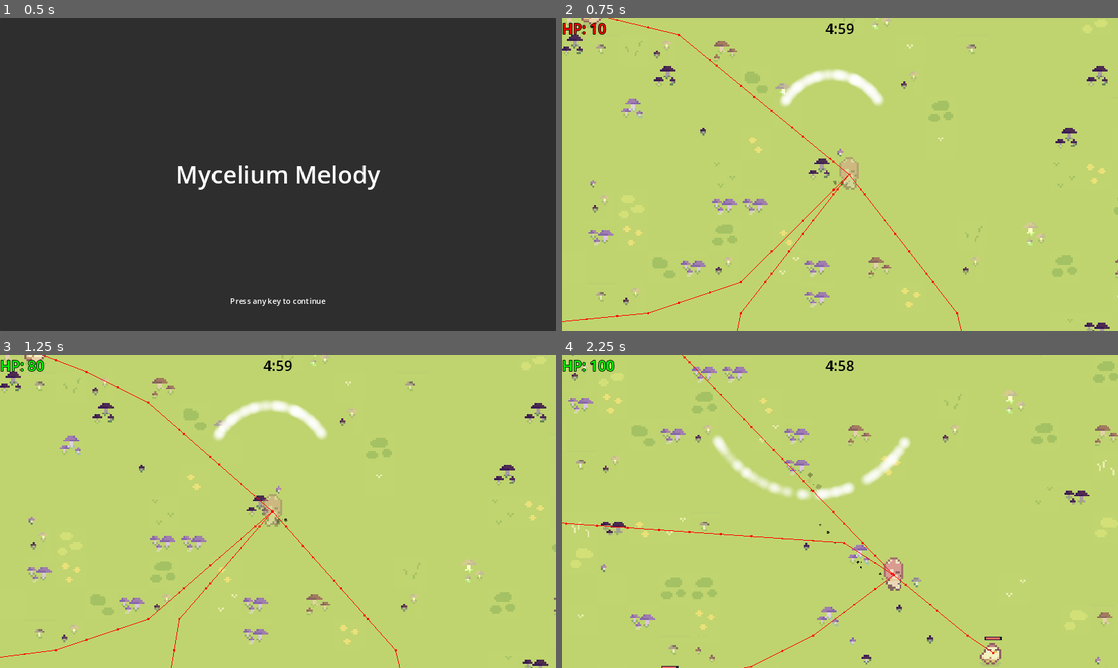
Above: before the commit, frames 1-4 (two rows, left to right).
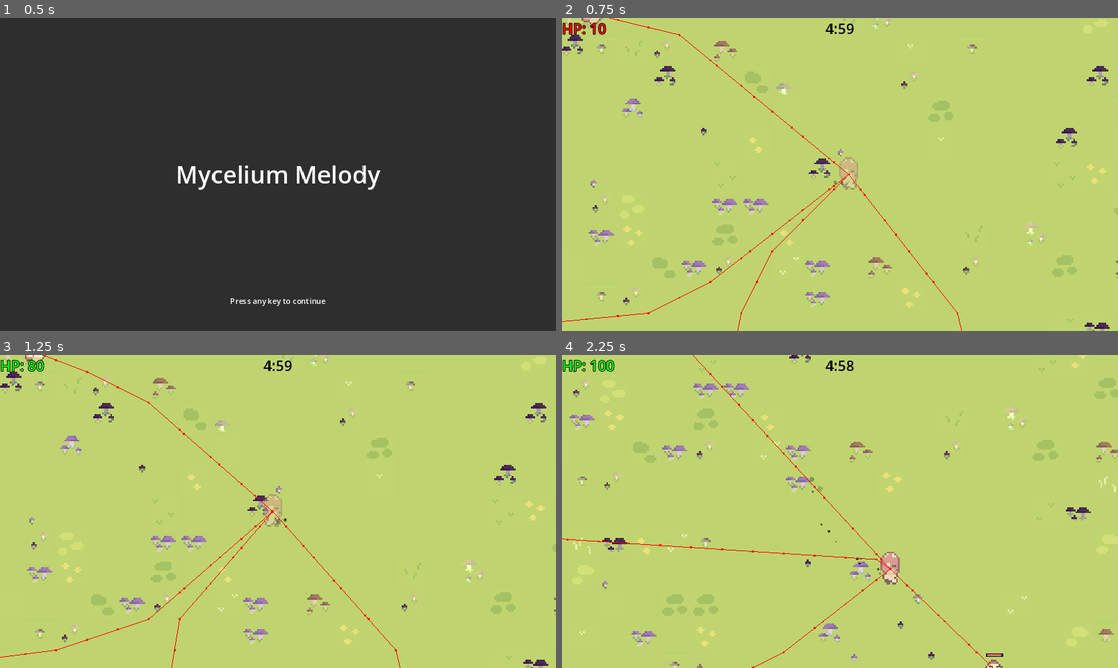
Above: after the commit, the same moments.

Repository: pick-ax-e/Mini-Jam-156-Jame-Gam-29
Game: Godot game, scene res://scenes/main_menu.tscn
Two runs of this game, one before a commit and one after it. Both use one fixed random seed, a clock stepped at 60 frames per second and the inputs below. Sound files missing from this copy of the repository are replaced by a short silence.
Inputs:
- Up to frame 1 (0.5 s): no input
- Up to frame 2 (0.75 s): tap Enter at 0.5 s; hold D (move_right) from 0.53 s (still down); hold \ (SECRET_TEST_BUTTON_SHHH_TELL_NOBODY) from 0.53 s (still down)
- Up to frame 3 (1.25 s): keep holding D (move_right); keep holding \ (SECRET_TEST_BUTTON_SHHH_TELL_NOBODY)
- Up to frame 4 (2.25 s): release D (move_right) at 1.28 s; release \ (SECRET_TEST_BUTTON_SHHH_TELL_NOBODY) at 1.28 s; hold S (move_back) 1.28-2.03 s; tap 1 (attack1) at 1.35 s; hold D (move_right) from 2.03 s (still down); hold Space (special) from 2.03 s (still down)

Frame 1 is identical in both runs. In frame 2, 1.6% of the frame differs, in the area x 0-100%, y 0-100%; in frame 3, 1.6%; in frame 4, 8.6%.

Commit message:
fixed hurtbox / player colider

Diff:
--- a/project.godot
+++ b/project.godot
@@ -59,6 +59,8 @@
 "deadzone": 0.5,
 "events": [Object(InputEventKey,"resource_local_to_scene":false,"resource_name":"","device":-1,"window_id":0,"alt_pressed":false,"shift_pressed":false,"ctrl_pressed":false,"meta_pressed":false,"pressed":false,"keycode":0,"physical_keycode":49,"key_label":0,"unicode":49,"echo":false,"script":null)
 , Object(InputEventKey,"resource_local_to_scene":false,"resource_name":"","device":-1,"window_id":0,"alt_pressed":false,"shift_pressed":false,"ctrl_pressed":false,"meta_pressed":false,"pressed":false,"keycode":0,"physical_keycode":90,"key_label":0,"unicode":122,"echo":false,"script":null)
+, Object(InputEventKey,"resource_local_to_scene":false,"resource_name":"","device":-1,"window_id":0,"alt_pressed":false,"shift_pressed":false,"ctrl_pressed":false,"meta_pressed":false,"pressed":false,"keycode":0,"physical_keycode":81,"key_label":0,"unicode":113,"echo":false,"script":null)
+, Object(InputEventMouseButton,"resource_local_to_scene":false,"resource_name":"","device":-1,"window_id":0,"alt_pressed":false,"shift_pressed":false,"ctrl_pressed":false,"meta_pressed":false,"button_mask":1,"position":Vector2(172, 6),"global_position":Vector2(176, 47),"factor":1.0,"button_index":1,"canceled":false,"pressed":true,"double_click":false,"script":null)
 ]
 }
 attack2={
@@ -75,6 +77,7 @@
 "deadzone": 0.5,
 "events": [Object(InputEventKey,"resource_local_to_scene":false,"resource_name":"","device":-1,"window_id":0,"alt_pressed":false,"shift_pressed":false,"ctrl_pressed":false,"meta_pressed":false,"pressed":false,"keycode":0,"physical_keycode":32,"key_label":0,"unicode":32,"echo":false,"script":null)
 , Object(InputEventKey,"resource_local_to_scene":false,"resource_name":"","device":-1,"window_id":0,"alt_pressed":false,"shift_pressed":false,"ctrl_pressed":false,"meta_pressed":false,"pressed":false,"keycode":0,"physical_keycode":4194325,"key_label":0,"unicode":0,"echo":false,"script":null)
+, Object(InputEventMouseButton,"resource_local_to_scene":false,"resource_name":"","device":-1,"window_id":0,"alt_pressed":false,"shift_pressed":false,"ctrl_pressed":false,"meta_pressed":false,"button_mask":2,"position":Vector2(90, 9),"global_position":Vector2(94, 50),"factor":1.0,"button_index":2,"canceled":false,"pressed":true,"double_click":false,"script":null)
 ]
 }
 move_left={
--- a/scenes/player.tscn
+++ b/scenes/player.tscn
@@ -8,8 +8,9 @@
 [ext_resource type="Texture2D" uid="uid://dbra3fuqi6fvf" path="res://resources/Other/Circle.png" id="5_0swrd"]
 [ext_resource type="Script" path="res://scripts/Player/Hitbox.gd" id="5_agxan"]
 
-[sub_resource type="CircleShape2D" id="CircleShape2D_u3b3p"]
-radius = 63.2851
+[sub_resource type="CapsuleShape2D" id="CapsuleShape2D_otm6s"]
+radius = 25.0
+height = 80.0
 
 [sub_resource type="AtlasTexture" id="AtlasTexture_tlkk8"]
 atlas = ExtResource("2_twqum")
@@ -300,8 +301,8 @@
 colors = PackedColorArray(1, 1, 1, 1, 1, 1, 1, 0)
 
 [sub_resource type="CapsuleShape2D" id="CapsuleShape2D_61p66"]
-radius = 28.72
-height = 76.58
+radius = 57.7
+height = 115.4
 
 [node name="Player" type="CharacterBody2D"]
 y_sort_enabled = true
@@ -310,7 +311,8 @@
 script = ExtResource("1_8721r")
 
 [node name="CollisionShape2D" type="CollisionShape2D" parent="."]
-shape = SubResource("CircleShape2D_u3b3p")
+position = Vector2(0, -7.17)
+shape = SubResource("CapsuleShape2D_otm6s")
 
 [node name="AnimatedSprite2D" type="AnimatedSprite2D" parent="."]
 scale = Vector2(4, 4)
@@ -347,21 +349,19 @@
 color_ramp = SubResource("Gradient_ij68b")
 
 [node name="WeaponParticles1" type="CPUParticles2D" parent="AnimatedSprite2D/particle affects"]
-position = Vector2(0, -23.385)
+position = Vector2(0, -0.5)
+emitting = false
 amount = 81
-lifetime = 0.5
+lifetime = 0.25
+one_shot = true
 explosiveness = 0.99
 fract_delta = false
 texture = ExtResource("5_0swrd")
 direction = Vector2(0, -1)
-spread = 60.48
+spread = 35.0
 gravity = Vector2(0, 0)
-initial_velocity_min = 125.0
-initial_velocity_max = 125.0
-radial_accel_min = 9.21
-radial_accel_max = 13.51
-angle_min = 720.0
-angle_max = 720.0
+initial_velocity_min = 200.0
+initial_velocity_max = 200.0
 scale_amount_min = 0.03
 scale_amount_max = 0.03
 color_ramp = SubResource("Gradient_y737t")
@@ -374,6 +374,7 @@
 [node name="UI" parent="Camera2D/CanvasLayer" instance=ExtResource("3_ecxld")]
 
 [node name="Hitbox1" type="ShapeCast2D" parent="."]
+position = Vector2(0, 1)
 shape = SubResource("CapsuleShape2D_61p66")
 target_position = Vector2(0, 100)
 max_results = 64
--- a/scripts/Player/player.gd
+++ b/scripts/Player/player.gd
@@ -37,7 +37,7 @@
 var particles: CPUParticles2D
 
 const accel = 40
-const friction = 0.925
+const friction = 0.9125
 const noInputFriction = 0.8
 const responsivenessMultiplier = 3
 
@@ -166,7 +166,8 @@
 			velocity = wishDir*dashImpulse
 		2:
 			weaponParticles1.emitting = true
-			weaponParticles1.direction = prevDir
+			weaponParticles1.direction = wishDir
+			weaponHitbox.updateRot(wishDir)
 
 
 func handlePlayerAnimations():
